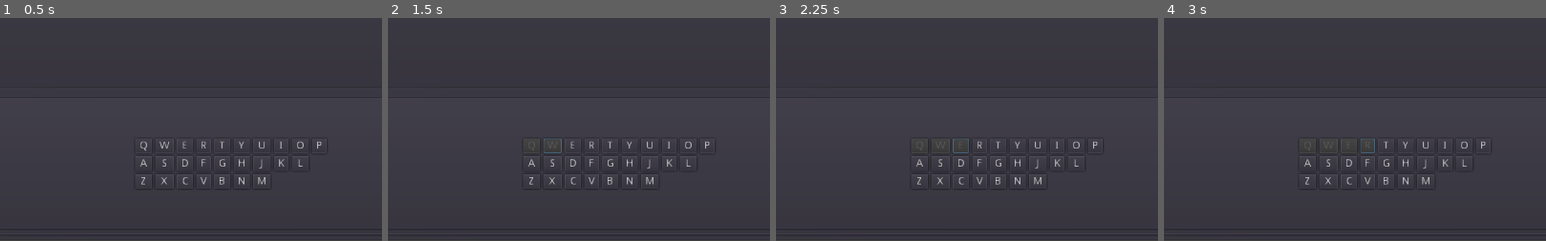
Above: before the commit, frames 1-4 (left to right).
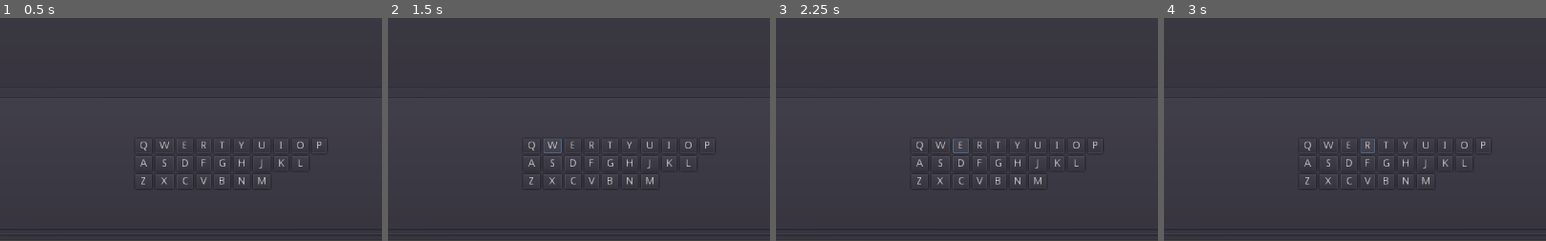
Above: after the commit, the same moments.

Repository: zacryol/spindle-of-serendipity
Game: Godot game, scene res://game/GamePanel.tscn
Two runs of this game, one before a commit and one after it. Both use one fixed random seed, a clock stepped at 60 frames per second and the inputs below. This scene is started directly instead of the project's main scene.
Inputs:
- Up to frame 1 (0.5 s): no input
- Up to frame 2 (1.5 s): click "Q" at 0.5 s; click "W" at 1.25 s
- Up to frame 3 (2.25 s): click "E" at 2 s
- Up to frame 4 (3 s): click "R" at 2.75 s
The pictures show only the part of the screen within x 5-55%, y 50-100%; the shares and areas given below are measured in that part.

Frame 1 is identical in both runs. In frame 2, less than 0.1% of the frame differs, in the area x 36-45%, y 55-60%; in frame 3, 0.1%; in frame 4, 0.1%, in the area x 36-54%, y 55-60%.
Error in both runs: Division By Zero in operator '%'. (res://system/singletons/EntryManager.gd:49)

Commit message:
key is only disabled if it is actually used to guess on EntryDisplay

Diff:
--- a/game/GamePanel.tscn
+++ b/game/GamePanel.tscn
@@ -113,6 +113,7 @@
 [connection signal="pressed" from="GP/VB/Top/HB/Quit" to="." method="_on_Quit_pressed"]
 [connection signal="game_log" from="GP/VB/Game/HSplit/EDKB/EntryDisplay" to="." method="_log"]
 [connection signal="letters_revealed" from="GP/VB/Game/HSplit/EDKB/EntryDisplay" to="GP/VB/Game/HSplit/SP/Spindle" method="_letters_guessed"]
+[connection signal="one_letter" from="GP/VB/Game/HSplit/EDKB/EntryDisplay" to="GP/VB/Game/HSplit/EDKB/Keyboard" method="_on_EntryDisplay_one_letter"]
 [connection signal="game_log" from="GP/VB/Game/HSplit/EDKB/Keyboard" to="." method="_log"]
 [connection signal="key_pressed" from="GP/VB/Game/HSplit/EDKB/Keyboard" to="GP/VB/Game/HSplit/EDKB/EntryDisplay" method="_on_letter_guessed"]
 [connection signal="game_log" from="GP/VB/Game/HSplit/SP/Spindle" to="." method="_log"]
--- a/game/components/EntryDisplay.gd
+++ b/game/components/EntryDisplay.gd
@@ -1,6 +1,7 @@
 extends "res://game/components/GameComponent.gd"
 
 signal letters_revealed(number, final)
+signal one_letter(letter)
 
 enum {
 	MODE_DISABLED
@@ -109,6 +110,7 @@
 		emit_signal("game_log", str(num) + " revealed")
 		emit_signal("letters_revealed", num, is_solved())
 		current_mode = MODE_DISABLED
+		emit_signal("one_letter", letter)
 	else:
 		emit_signal("game_log", guess + " has already been guessed")
 	if is_solved() && GlobalVars.show_source == GlobalVars.SOURCE_SOLVE:
--- a/game/components/Keyboard.gd
+++ b/game/components/Keyboard.gd
@@ -12,8 +12,6 @@
 
 func guess_letter(letter : String):
 	emit_signal("key_pressed", letter)
-	if get_button(letter):
-		get_button(letter).disabled = true
 
 
 func _on_Key_pressed(letter : String):
@@ -41,3 +39,8 @@
 	for key in key_container.get_children():
 		if key is Button:
 			key.disabled = false
+
+
+func _on_EntryDisplay_one_letter(letter):
+	if get_button(letter):
+		get_button(letter).disabled = true
